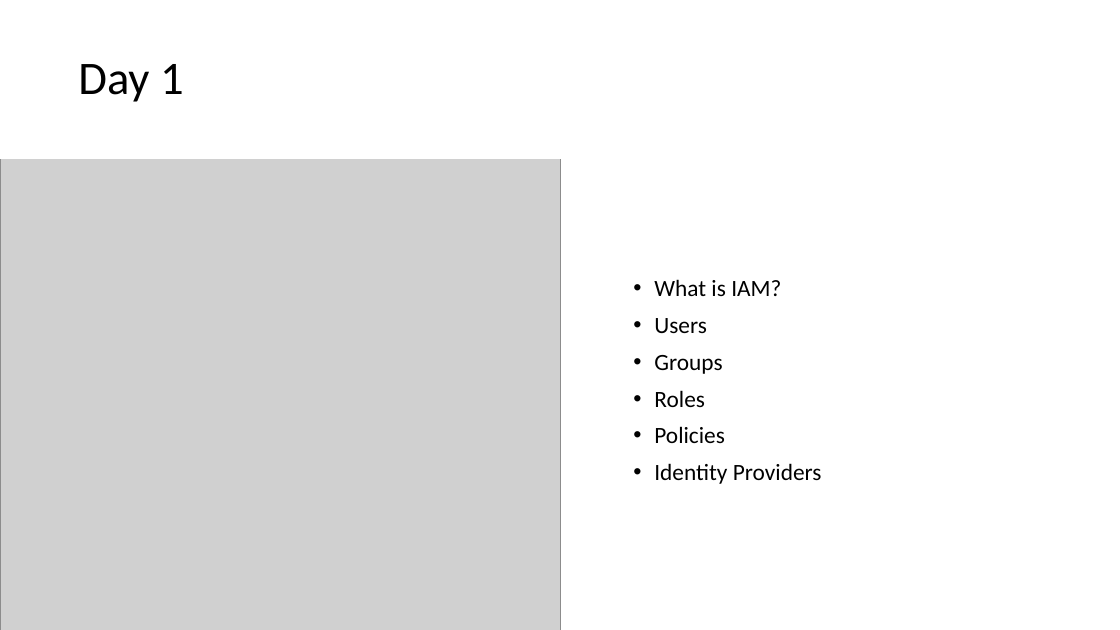
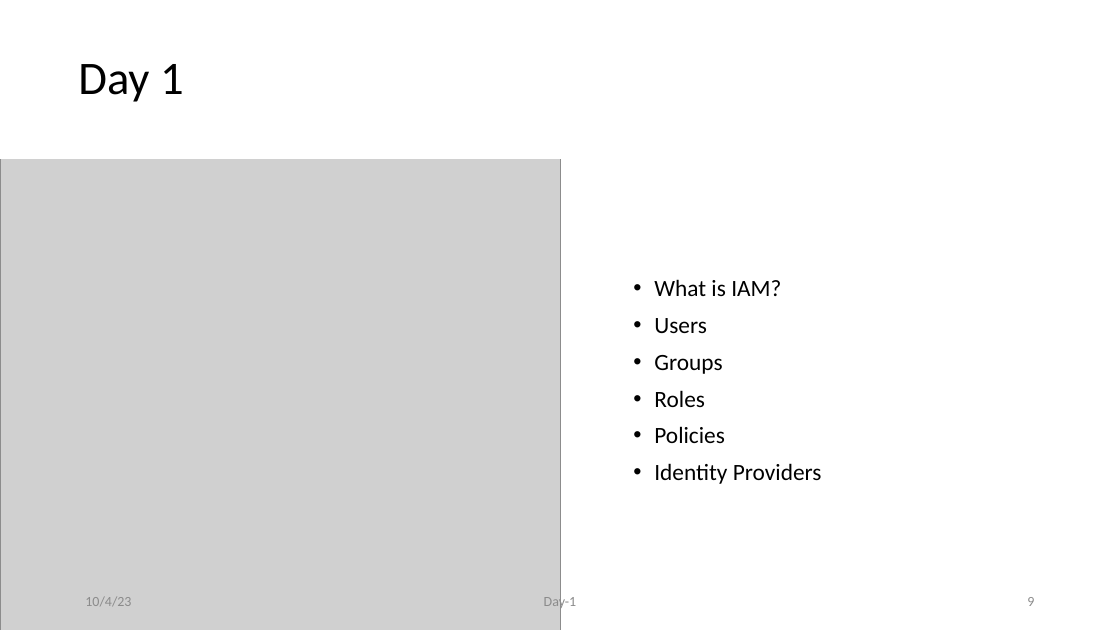
Before and after one commit to anveshmuppeda/DevOps, a slide deck: slide 9 of classes/Day1/class1.pptx. Drawn at 1120x630 pixels with LibreOffice and Linux fonts; fonts in the diff are those of the drawing; grey boxes stand for pictures. Boxes give left, top, right and bottom in pixels: in the first picture for what was removed or moved away, otherwise in the second. Text is boxed around its words. In the diff, an @@ line names an element or a change of style, - is before the commit and + after.

```diff
--- a/classes/Day1/class1.pptx
+++ b/classes/Day1/class1.pptx
@@ text added at (85,597,131,606), 12 pt, text #8C8C8C @@
+10/4/23
@@ text added at (544,594,576,610), 12 pt, text #8C8C8C @@
+Day-1
@@ page number added at (1027,597,1034,606), 12 pt, text #8C8C8C @@
+9
```
Also in this commit, not shown: 7 other slides changed, 2 slides added, 1 slide removed, 1 other file.
